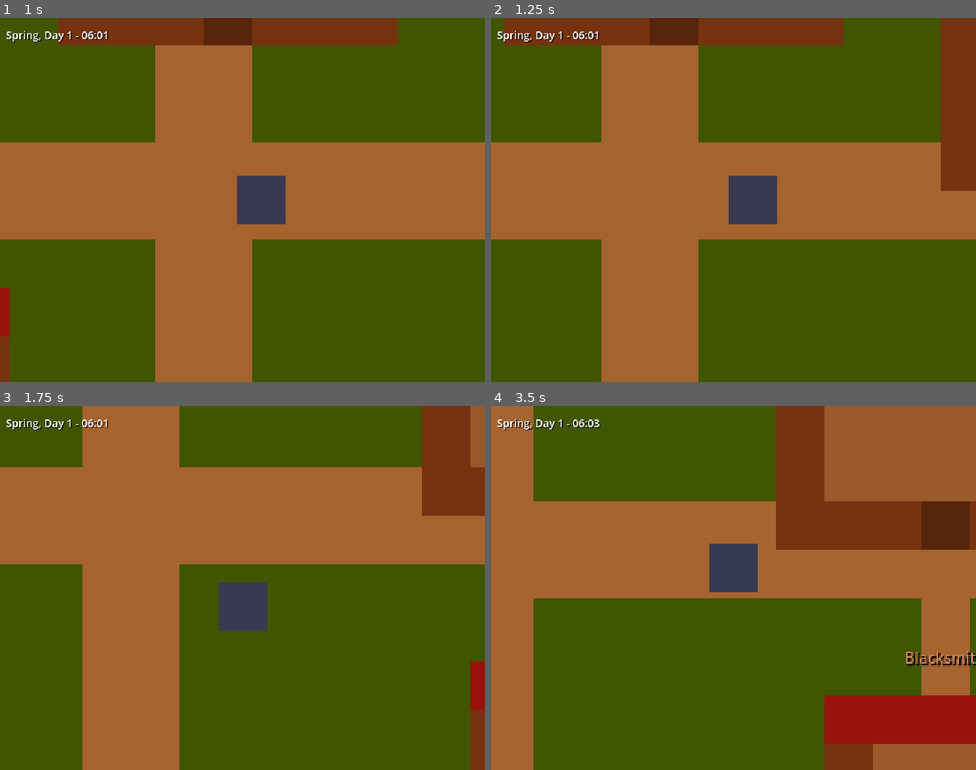
Above: before the commit, frames 1-4 (two rows, left to right).
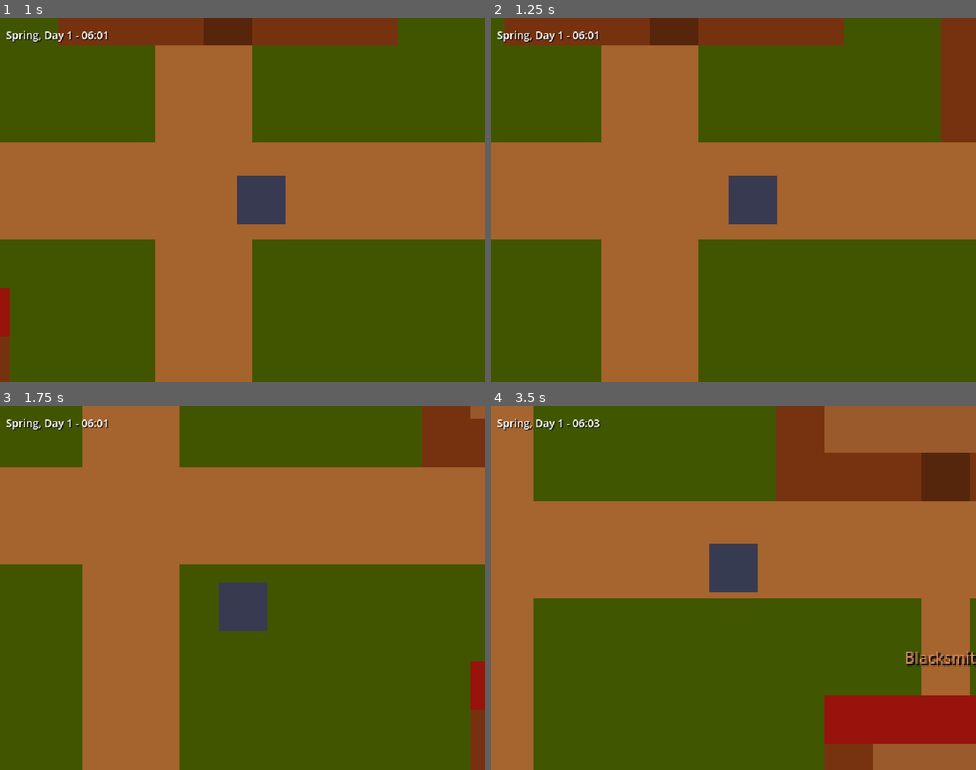
Above: after the commit, the same moments.

Repository: OmuNaman/detailed_game
Game: Godot game, scene res://scenes/world/town.tscn
Two runs of this game, one before a commit and one after it. Both use one fixed random seed, a clock stepped at 60 frames per second and the inputs below.
Inputs:
- Up to frame 1 (1 s): tap Enter at 0.5 s; hold D (move_right) from 0.53 s (still down)
- Up to frame 2 (1.25 s): keep holding D (move_right)
- Up to frame 3 (1.75 s): release D (move_right) at 1.28 s; hold S (move_down) from 1.28 s (still down)
- Up to frame 4 (3.5 s): release S (move_down) at 2.03 s; hold D (move_right) 2.03-2.78 s; hold W (move_up) from 2.78 s (still down)

Frame 1 is identical in both runs. In frame 2, 1.0% of the frame differs, in the area x 92-100%, y 34-48%; in frame 3, 2.1%; in frame 4, 9.7%, in the area x 58-100%, y 12-40%.

Commit message:
fix: NPCs now pathfind inside buildings through door gaps
- Navigation holes now cover only walls/roof (5 rects per building),
  leaving floor + door tile navigable so NPCs walk through doors
- NPC targets changed from outside-door to building interior center
- Church moved up 1 tile (gy 6→5) to stop overlapping the main road
- Trimmed connecting paths that overlapped building roofs

Co-Authored-By: Claude Opus 4.6 <noreply@anthropic.com>

Diff:
--- a/scripts/world/town_generator.gd
+++ b/scripts/world/town_generator.gd
@@ -22,7 +22,7 @@
 	{"name": "Tavern", "gx": 23, "gy": 5, "w": 7, "h": 5},
 	{"name": "Sheriff Office", "gx": 8, "gy": 15, "w": 5, "h": 4},
 	{"name": "Courthouse", "gx": 15, "gy": 15, "w": 7, "h": 5},
-	{"name": "Church", "gx": 32, "gy": 6, "w": 6, "h": 7},
+	{"name": "Church", "gx": 32, "gy": 5, "w": 6, "h": 7},
 	{"name": "House 1", "gx": 5, "gy": 24, "w": 4, "h": 4},
 	{"name": "House 2", "gx": 11, "gy": 24, "w": 4, "h": 4},
 	{"name": "House 3", "gx": 17, "gy": 24, "w": 4, "h": 4},
@@ -101,26 +101,23 @@
 	for y: int in range(10, 13):
 		_set_tile(26, y, 1)
 
-	# Path to sheriff
-	for y: int in range(13, 16):
+	# Path to sheriff (stop before roof at y=15)
+	for y: int in range(14, 15):
 		_set_tile(10, y, 1)
 
-	# Path to courthouse
-	for y: int in range(13, 16):
+	# Path to courthouse (stop before roof at y=15)
+	for y: int in range(14, 15):
 		_set_tile(18, y, 1)
 
-	# Path to church
-	for y: int in range(13, 14):
-		_set_tile(34, y, 1)
-		_set_tile(35, y, 1)
+	# Church door is now at y=11, road at y=12 touches it directly
 
 	# Paths down to houses from secondary road
 	for hx: int in [6, 12, 18, 24, 30]:
 		for y: int in range(22, 25):
 			_set_tile(hx, y, 1)
 
-	# Path to blacksmith
-	for y: int in range(13, 17):
+	# Path to blacksmith (stop before roof at y=16)
+	for y: int in range(14, 16):
 		_set_tile(35, y, 1)
 
 
@@ -299,19 +296,25 @@
 	])
 	nav_poly.add_outline(outer)
 
-	# Carve out buildings as holes
+	# Carve out only WALLS and ROOF per building, leaving floor + door navigable.
+	# This lets NPCs pathfind through the door into the building interior.
 	for bld: Dictionary in _buildings:
 		var gx: int = bld["gx"]
 		var gy: int = bld["gy"]
 		var w: int = bld["w"]
 		var h: int = bld["h"]
-		var hole := PackedVector2Array([
-			Vector2(gx * TILE_SIZE, gy * TILE_SIZE),
-			Vector2((gx + w) * TILE_SIZE, gy * TILE_SIZE),
-			Vector2((gx + w) * TILE_SIZE, (gy + h) * TILE_SIZE),
-			Vector2(gx * TILE_SIZE, (gy + h) * TILE_SIZE),
-		])
-		nav_poly.add_outline(hole)
+		var door_x: int = gx + w / 2
+
+		# Roof (top row)
+		_add_rect_outline(nav_poly, gx, gy, gx + w, gy + 1)
+		# Left wall (full height below roof)
+		_add_rect_outline(nav_poly, gx, gy + 1, gx + 1, gy + h)
+		# Right wall (full height below roof)
+		_add_rect_outline(nav_poly, gx + w - 1, gy + 1, gx + w, gy + h)
+		# Bottom wall — left of door
+		_add_rect_outline(nav_poly, gx + 1, gy + h - 1, door_x, gy + h)
+		# Bottom wall — right of door
+		_add_rect_outline(nav_poly, door_x + 1, gy + h - 1, gx + w - 1, gy + h)
 
 	# Carve out water (bounding box of all water tiles)
 	var water_min_x: int = MAP_WIDTH
@@ -340,19 +343,30 @@
 	add_child(nav_region)
 
 
+func _add_rect_outline(nav_poly: NavigationPolygon, x1: int, y1: int, x2: int, y2: int) -> void:
+	## Adds a rectangular hole outline in grid coords. Skips zero-size rects.
+	if x2 <= x1 or y2 <= y1:
+		return
+	nav_poly.add_outline(PackedVector2Array([
+		Vector2(x1 * TILE_SIZE, y1 * TILE_SIZE),
+		Vector2(x2 * TILE_SIZE, y1 * TILE_SIZE),
+		Vector2(x2 * TILE_SIZE, y2 * TILE_SIZE),
+		Vector2(x1 * TILE_SIZE, y2 * TILE_SIZE),
+	]))
+
+
 func get_building_door_positions() -> Dictionary:
-	## Returns {building_name: Vector2} — position just outside each building's door.
+	## Returns {building_name: Vector2} — center of each building's interior floor.
 	var positions: Dictionary = {}
 	for bld: Dictionary in _buildings:
 		var gx: int = bld["gx"]
 		var gy: int = bld["gy"]
 		var w: int = bld["w"]
 		var h: int = bld["h"]
-		var door_x: int = gx + w / 2
-		# One tile below the door (just outside the building)
+		# Center of the interior floor area
 		var pos := Vector2(
-			door_x * TILE_SIZE + TILE_SIZE / 2.0,
-			(gy + h) * TILE_SIZE + TILE_SIZE / 2.0
+			(gx + w / 2.0) * TILE_SIZE,
+			(gy + h / 2.0) * TILE_SIZE
 		)
 		positions[bld["name"]] = pos
 	return positions
Not shown, added: docs/devlog_004_npcs_enter_buildings.md
